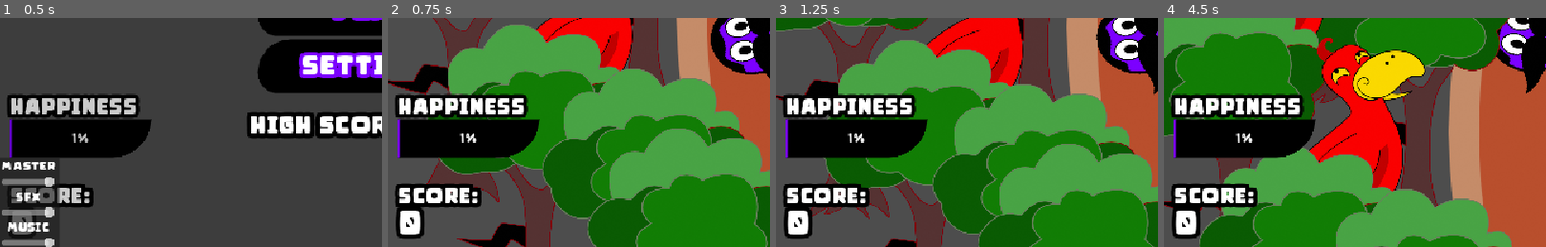
Above: before the commit, frames 1-4 (left to right).
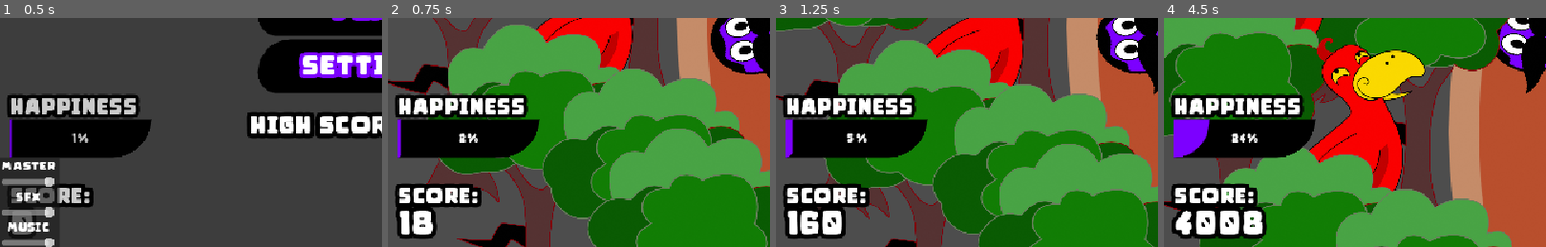
Above: after the commit, the same moments.

Repository: HyperGameDev/im-walking-here
Game: Godot game, scene res://scenes/main_scene.tscn
Two runs of this game, one before a commit and one after it. Both use one fixed random seed, a clock stepped at 60 frames per second and the inputs below.
Inputs (mouse positions are % of the whole screen's width and height, from its top left):
- Up to frame 1 (0.5 s): no input
- Up to frame 2 (0.75 s): click "PLAY" at 0.5 s
- Up to frame 3 (1.25 s): no input
- Up to frame 4 (4.5 s): click "||" at 1.25 s; click (20, 95) at 2.02 s; click "||" at 2.75 s; click (10, 71) at 3.52 s; click "||" at 4.25 s
The pictures show only the part of the screen within x 1-51%, y 47-97%; the shares and areas given below are measured in that part.

Frame 1 is identical in both runs. In frame 2, 1.1% of the frame differs, in the area x 2-24%, y 44-97%; in frame 3, 2.0%; in frame 4, 4.3%, in the area x 2-27%, y 44-97%.

Commit message:
Happiness factor increase added

Diff:
--- a/scripts/audio_manager.gd
+++ b/scripts/audio_manager.gd
@@ -26,11 +26,15 @@
 
 
 func play_bird(pos : Vector2) -> void:
+	if OS.is_debug_build():
+		return
 	var birdNoise : AudioStreamPlayer2D = bird.get_children().pick_random()
 	birdNoise.global_position = pos
 	(birdNoise as AudioStreamPlayer2D).play()
 
 
 func play_discord() -> void:
+	if OS.is_debug_build():
+		return
 	var discordNoise : AudioStreamPlayer = discord.get_children().pick_random()
 	discordNoise.play()
--- a/scripts/game_manager.gd
+++ b/scripts/game_manager.gd
@@ -1,5 +1,6 @@
 extends Node
 
+var happiness_factor : float = .1
 var score : int = 0
 var score_mult : float = 10.
 	#get:
--- a/scripts/path.gd
+++ b/scripts/path.gd
@@ -2,7 +2,10 @@
 
 static var ref: Path2D
 
-var round_length: float = 180.
+var round_length: float = 180.:
+	set(value):
+		round_length = value
+		UI.ref.update_score()
 
 @onready var player: PathFollow2D = $Player
 
--- a/scripts/ui.gd
+++ b/scripts/ui.gd
@@ -20,6 +20,9 @@
 		GameManager.finish_round()
 
 func update_score() -> void:
+
+	progress_happiness.value += GameManager.happiness_factor
+
 	var new_score: int = GameManager.score + progress_happiness.value * GameManager.score_mult
 	var tween: Tween = create_tween()
 	tween.tween_property(GameManager,"score",new_score,.2)
Not shown, changed: export/index.html
Not shown, changed: export/index.js
Not shown, changed: export/index.pck
Not shown, changed: export/index.wasm
